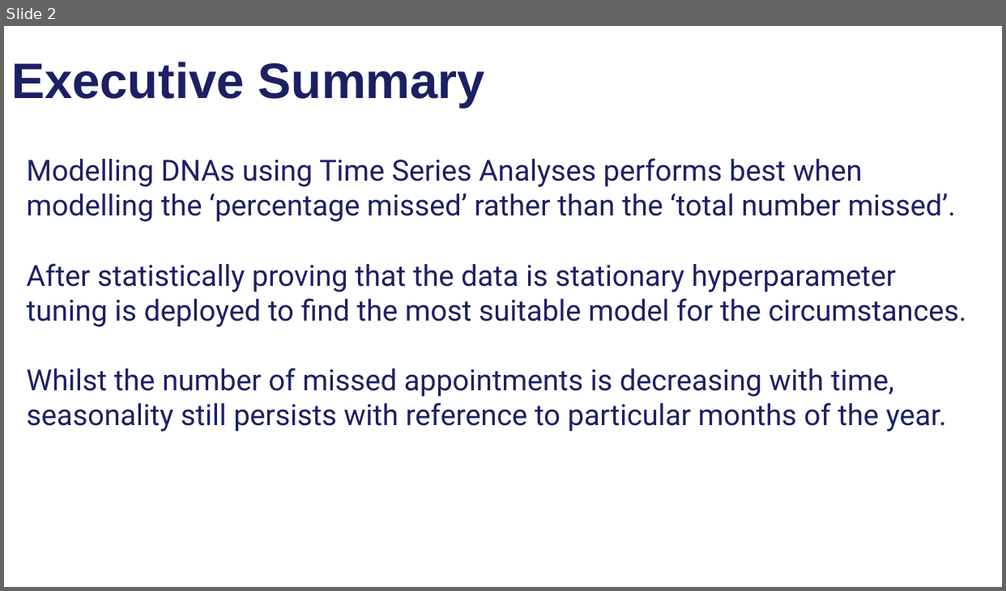
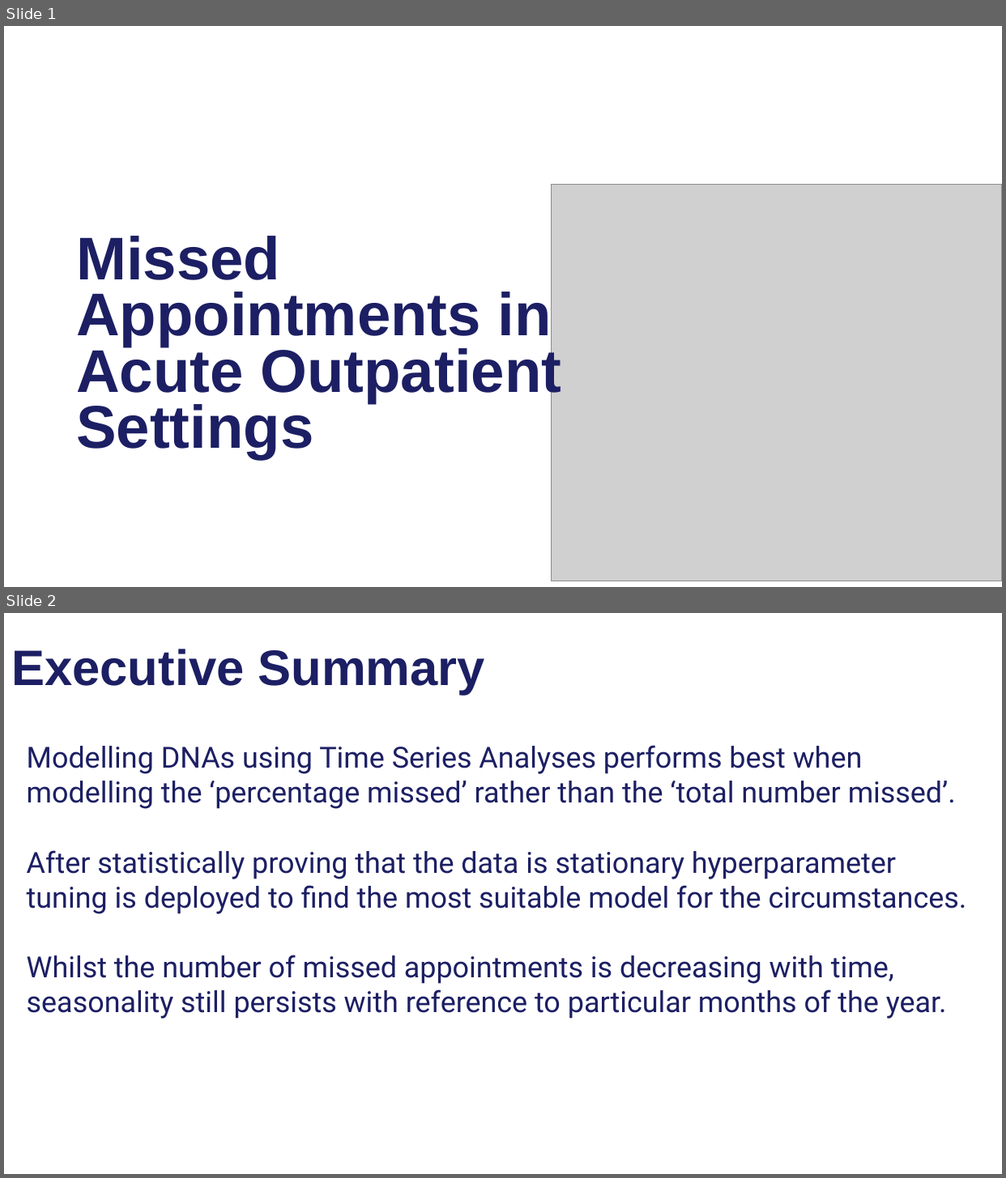
Before and after one commit to BNSSG-PHM/team_portfolio, a slide deck: projects/dna_time_series_analysis.pptx. Shown one above the other, each under a label of ours: slide 2 before the commit, slides 1 and 2 after it. The pictures are 1006x591 and 1006x1178 pixels, drawn with LibreOffice and Linux fonts; fonts in the diff are those of the drawing; grey boxes stand for pictures; background and template pictures are left out. Boxes give left, top, right and bottom in pixels: in the first picture for what was removed or moved away, otherwise in the second. Text is boxed around its words. In the diff, an @@ line names an element or a change of style, - is before the commit and + after.

```diff
--- a/projects/dna_time_series_analysis.pptx
+++ b/projects/dna_time_series_analysis.pptx
@@ slide 1 added at box(4, 26, 1002, 587), background #FFFFFF @@
@@ picture added at box(552, 185, 1002, 582) @@
@@ title added at box(76, 236, 561, 459), 58 pt, text #1C1F63, bold @@
+Missed Appointments in Acute Outpatient Settings
```
Also in this commit, not shown: 1 slide removed, 3 other files.
